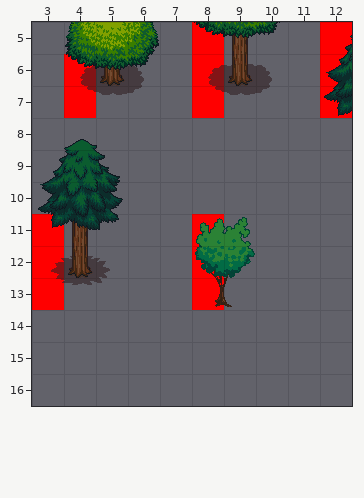
One commit to this Tiled map: Trunk/Resources/rule_trees.tmx. Above is the file before it was changed.
Cells are 32x32 px. Shown: x 3..12, y 5..16.
Once edited:
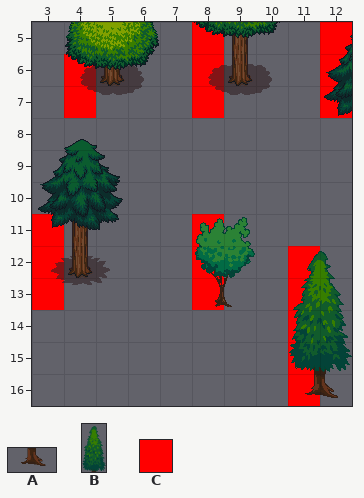
Key: from "Terrain Tree 2": A 1; from "Terrain Tree 3": B 0; from "automappingRegions": C 0.
_ is an empty cell.
Author's note on the commit: Added all kinds of autotile trees
Difference:
{"where": "layer \"regions_input\""}
{"y":16,"x":11,"old":"_","new":"C"}
{"where": "layer \"regions_output\""}
{"y":12,"x":11,"old":"_","new":"C"}
{"y":13,"x":11,"old":"_","new":"C"}
{"y":14,"x":11,"old":"_","new":"C"}
{"y":15,"x":11,"old":"_","new":"C"}
{"where": "layer \"input_Tile Layer 3\""}
{"y":16,"x":11,"old":"_","new":"A"}
{"where": "layer \"output_Tile Layer 4\""}
{"y":15,"x":11,"old":"_","new":"B"}
{"label":"added","picture_box":[288,246,352,406]}
